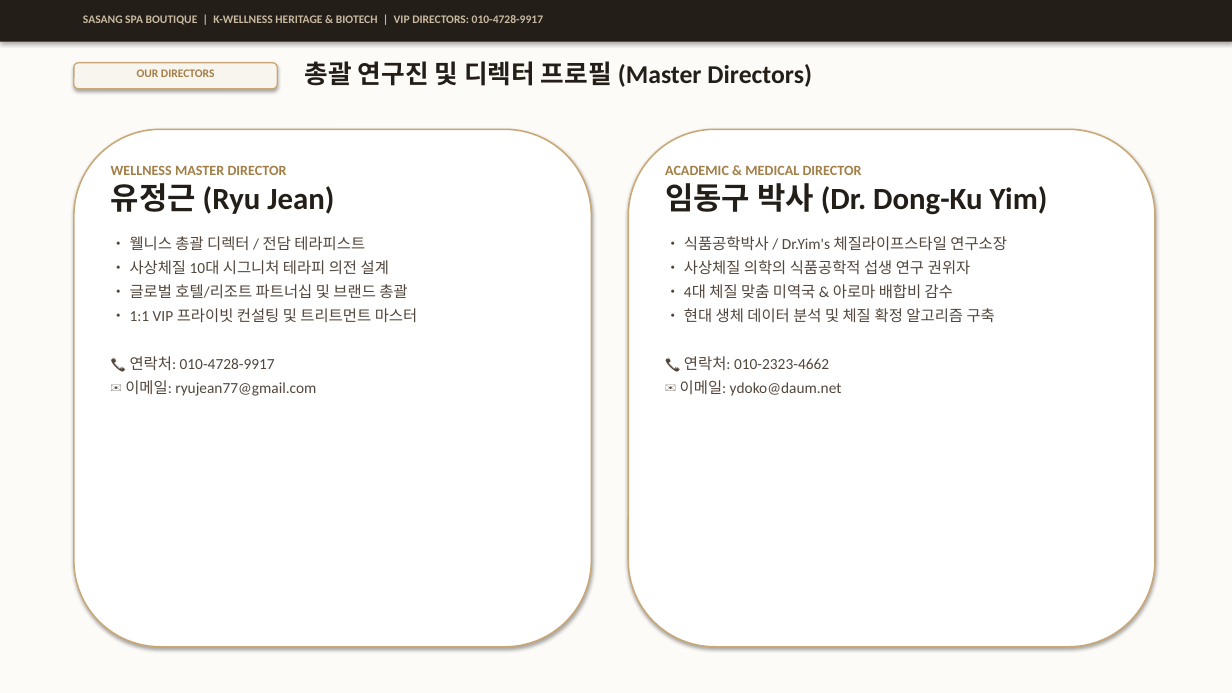
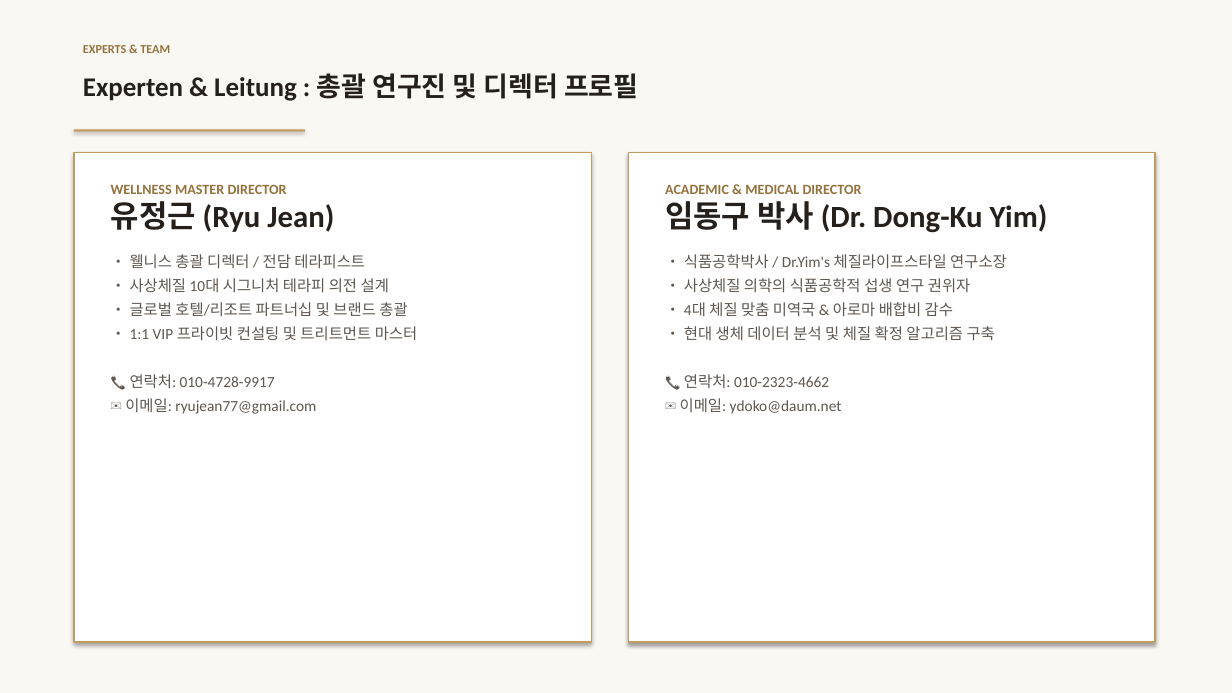
Before and after one commit to ryujean77/ryujean-slides, a slide deck: slide 8 of sasang-spa/사상체질_프리미엄_스파_프로젝트_제안서_발표자료.pptx (slide 9 before the commit). Drawn at 1232x693 pixels with LibreOffice and Linux fonts; fonts in the diff are those of the drawing. Boxes give left, top, right and bottom in pixels: in the first picture for what was removed or moved away, otherwise in the second. Text is boxed around its words. In the diff, an @@ line names an element or a change of style, - is before the commit and + after.

Commit message:
feat: 유럽 정통 메디컬 쿠어(Kurprogramm 2026/27) 브로셔 스타일로 PPTX 발표자료 전면 리디자인 배포

```diff
--- a/sasang-spa/사상체질_프리미엄_스파_프로젝트_제안서_발표자료.pptx
+++ b/sasang-spa/사상체질_프리미엄_스파_프로젝트_제안서_발표자료.pptx
@@ rectangle at (x1=0, y1=0, x2=1232, y2=693): fill #FDFBF7 to #FAF8F3 @@
@@ rectangle removed at (x1=0, y1=0, x2=1232, y2=42) @@
@@ text removed at (x1=83, y1=15, x2=543, y2=25) @@
-SASANG SPA BOUTIQUE | K-WELLNESS HERITAGE & BIOTECH | VIP DIRECTORS: 010-4728-9917
@@ text added at (x1=83, y1=45, x2=170, y2=53), 9.5 pt, text #94723E, bold @@
+EXPERTS & TEAM
@@ rounded rectangle removed at (x1=74, y1=63, x2=277, y2=89) @@
@@ text at (x1=83, y1=73, x2=638, y2=101): text changed; size 20 to 21 pt; text colour #241E19 to #26201C @@
-총괄 연구진 및 디렉터 프로필 (Master Directors)
+Experten & Leitung : 총괄 연구진 및 디렉터 프로필
@@ text removed at (x1=137, y1=69, x2=215, y2=77) @@
-OUR DIRECTORS
@@ rounded rectangle removed at (x1=74, y1=129, x2=592, y2=647) @@
@@ rectangle added at (x1=74, y1=129, x2=305, y2=132), fill #C29B62 @@
@@ rounded rectangle removed at (x1=628, y1=129, x2=1155, y2=647) @@
@@ rectangle added at (x1=74, y1=152, x2=592, y2=642), fill #FFFFFF, outline #C29B62 1 pt @@
@@ text "WELLNESS MASTER DIRECTOR" moved from (x1=111, y1=165, x2=417, y2=396) to (x1=111, y1=184, x2=417, y2=414) @@
@@ text "WELLNESS MASTER DIRECTOR" at (x1=111, y1=184, x2=417, y2=414): text colour #A37F48 to #94723E in "WELLNESS MASTER DIRECTOR"; text colour #241E19 to #26201C in "유정근 (Ryu Jean)"; text colour #52463C to #5F5750 in "• 웰니스 총괄 디렉터 / 전담 테라피스트 ..." @@
@@ rectangle added at (x1=628, y1=152, x2=1155, y2=642), fill #FFFFFF, outline #C29B62 1 pt @@
@@ text "ACADEMIC & MEDICAL DIRECTOR" moved from (x1=665, y1=165, x2=1007, y2=396) to (x1=665, y1=184, x2=1007, y2=414) @@
@@ text "ACADEMIC & MEDICAL DIRECTOR" at (x1=665, y1=184, x2=1007, y2=414): text colour #A37F48 to #94723E in "ACADEMIC & MEDICAL DIRECTOR"; text colour #241E19 to #26201C in "임동구 박사 (Dr. Dong-Ku Yim)"; text colour #52463C to #5F5750 in "• 식품공학박사 / Dr.Yim's 체질라이프스타일 연구소장 • ..." @@
```
Also in this commit, not shown: 6 other slides changed, 2 slides added, 3 slides removed.
